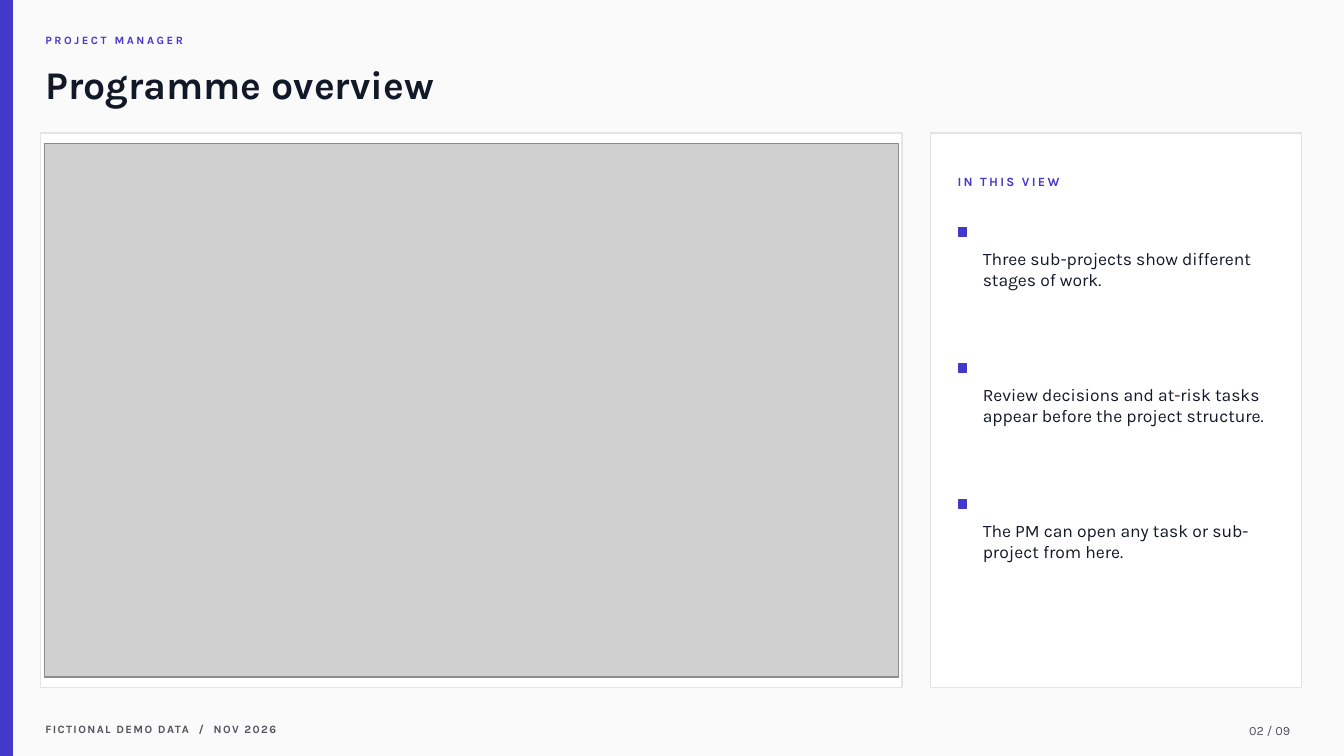
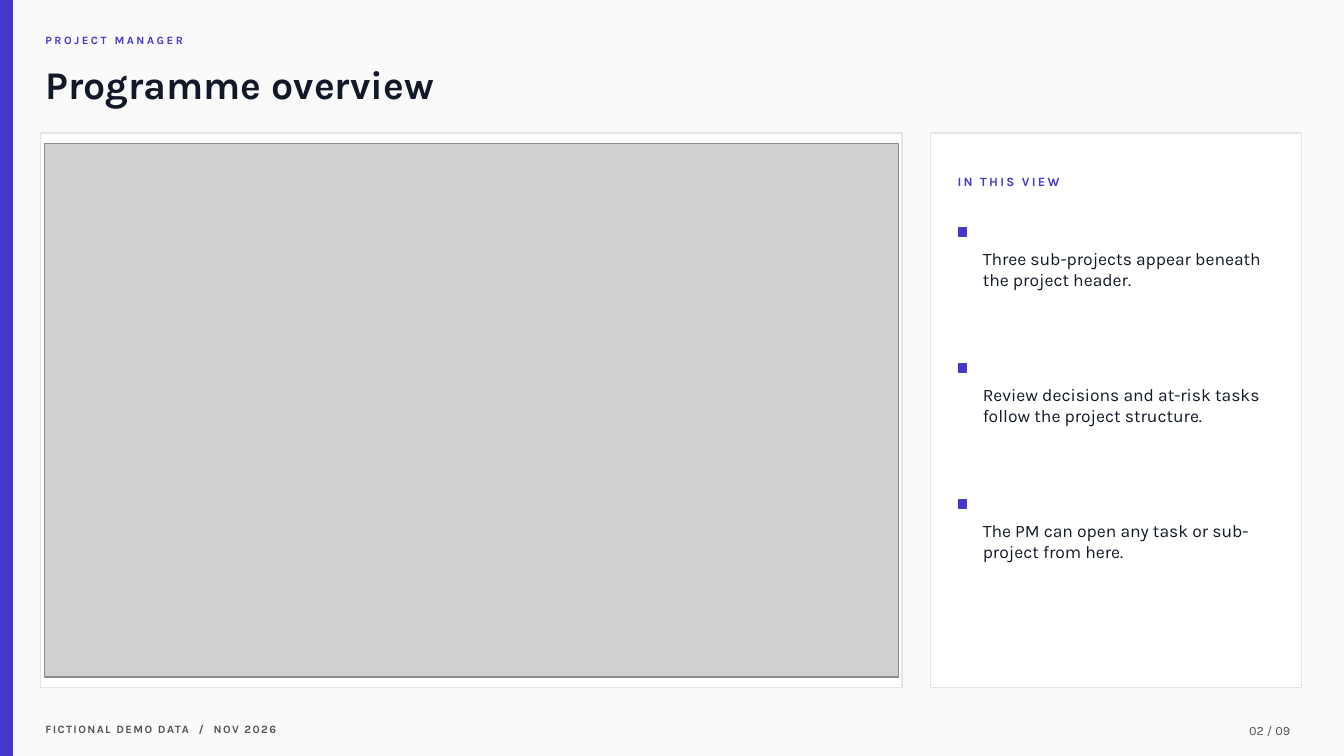
Before and after one commit to samarth-biztel/CVRDE, a slide deck: slide 2 of docs/CVRDE_Demo_Presentation.pptx. Drawn at 1344x756 pixels with LibreOffice and Linux fonts; fonts in the diff are those of the drawing; grey boxes stand for pictures. Boxes give left, top, right and bottom in pixels: in the first picture for what was removed or moved away, otherwise in the second. Text is boxed around its words. In the diff, an @@ line names an element or a change of style, - is before the commit and + after.

```diff
--- a/docs/CVRDE_Demo_Presentation.pptx
+++ b/docs/CVRDE_Demo_Presentation.pptx
@@ text at box(983, 253, 1261, 291): text changed @@
-Three sub-projects show different stages of work.
+Three sub-projects appear beneath the project header.
@@ text at box(983, 389, 1259, 427): text changed @@
-Review decisions and at-risk tasks appear before the project structure.
+Review decisions and at-risk tasks follow the project structure.
```
Also in this commit, not shown: 15 other files.
